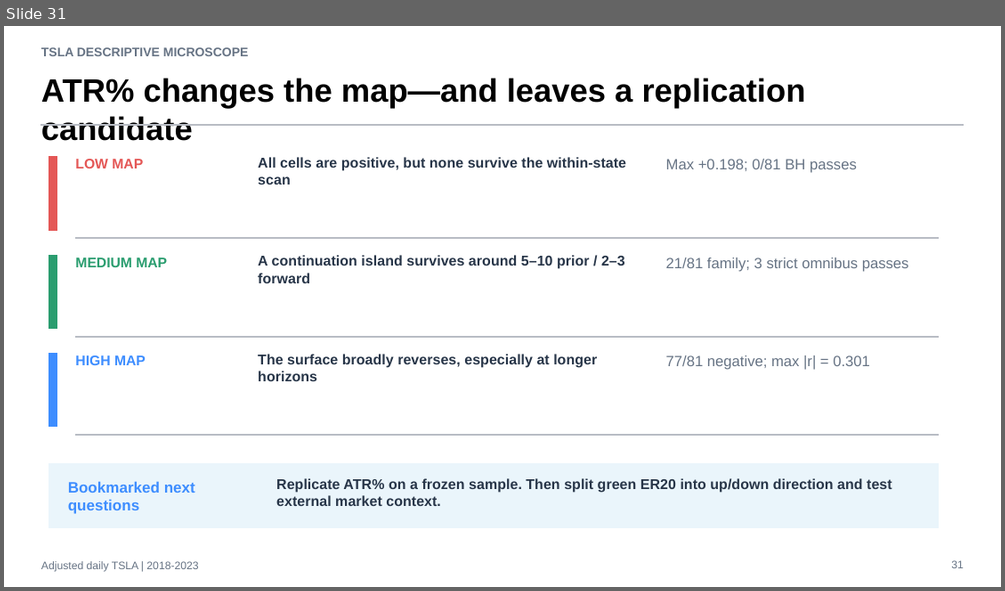
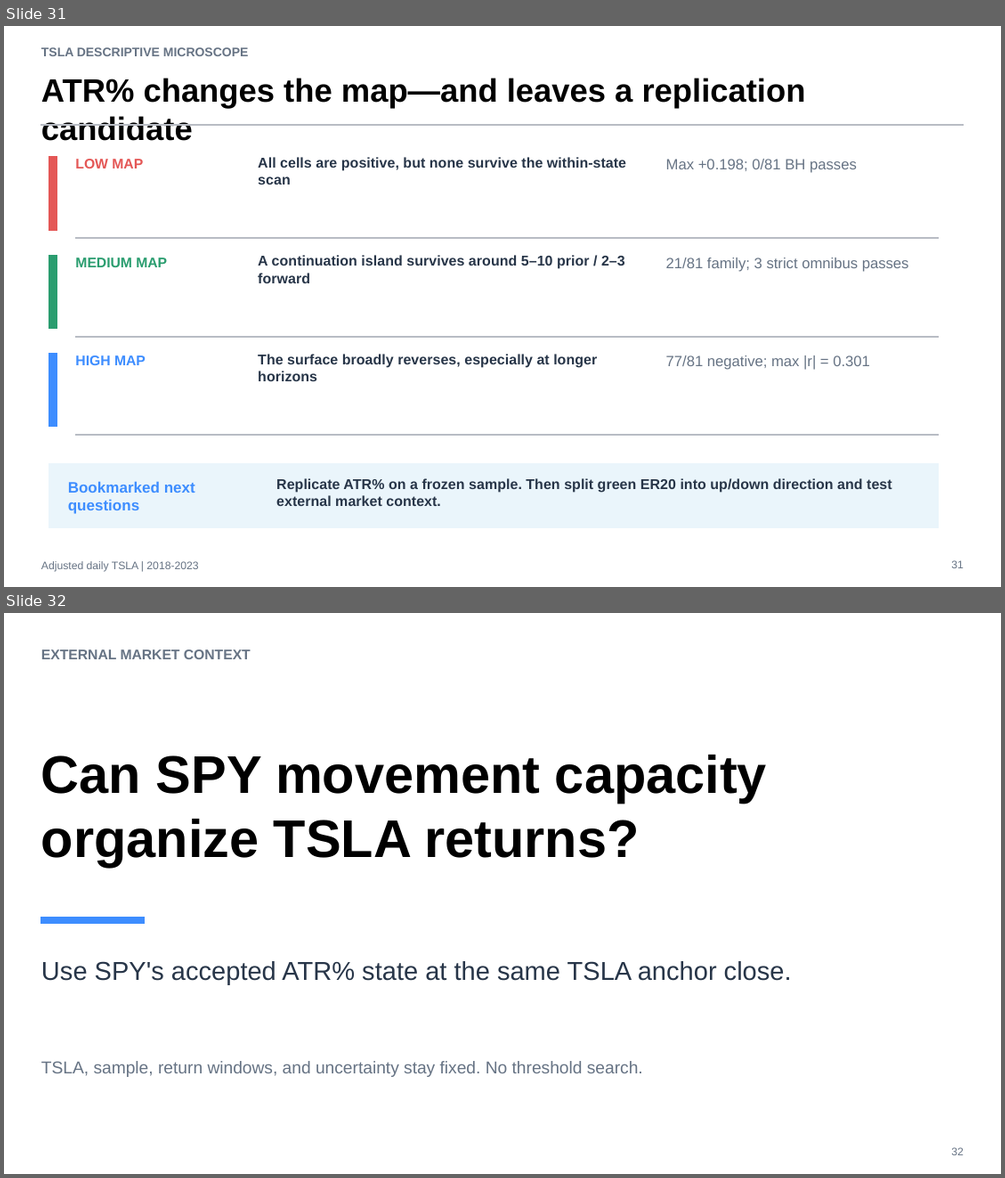
Before and after one commit to Francisc0Franc0/Time-Series-Modeling-Gen5, a slide deck: operator_hypothesis_lab/presentations/tsla_descriptive_microscope_evidence.pptx. Shown one above the other, each under a label of ours: slide 31 before the commit, slides 31 and 32 after it. The pictures are 1005x591 and 1005x1178 pixels, drawn with LibreOffice and Linux fonts; fonts in the diff are those of the drawing. Boxes give left, top, right and bottom in pixels: in the first picture for what was removed or moved away, otherwise in the second. Text is boxed around its words. In the diff, an @@ line names an element or a change of style, - is before the commit and + after.

Commit message:
Add SPY ATR percent external context slice

```diff
--- a/operator_hypothesis_lab/presentations/tsla_descriptive_microscope_evidence.pptx
+++ b/operator_hypothesis_lab/presentations/tsla_descriptive_microscope_evidence.pptx
@@ slide 32 added at (4,613,1001,1174), background #FFFFFF @@
@@ text added at (41,649,251,659), 13.5 pt, text #667384, bold @@
+EXTERNAL MARKET CONTEXT
@@ text added at (41,755,767,867), 51 pt, text #000000, bold @@
+Can SPY movement capacity organize TSLA returns?
@@ rectangle added at (41,916,145,923), fill #3D8DFF, outline #3D8DFF 0 pt @@
@@ text added at (41,961,792,984), 25 pt, text #273548 @@
+Use SPY's accepted ATR% state at the same TSLA anchor close.
@@ text added at (41,1061,643,1077), 16.5 pt, text #667384 @@
+TSLA, sample, return windows, and uncertainty stay fixed. No threshold search.
@@ text added at (951,1147,963,1155), 10.5 pt, text #667384 @@
+32
```
Also in this commit, not shown: 7 other slides added, 4 other files.
